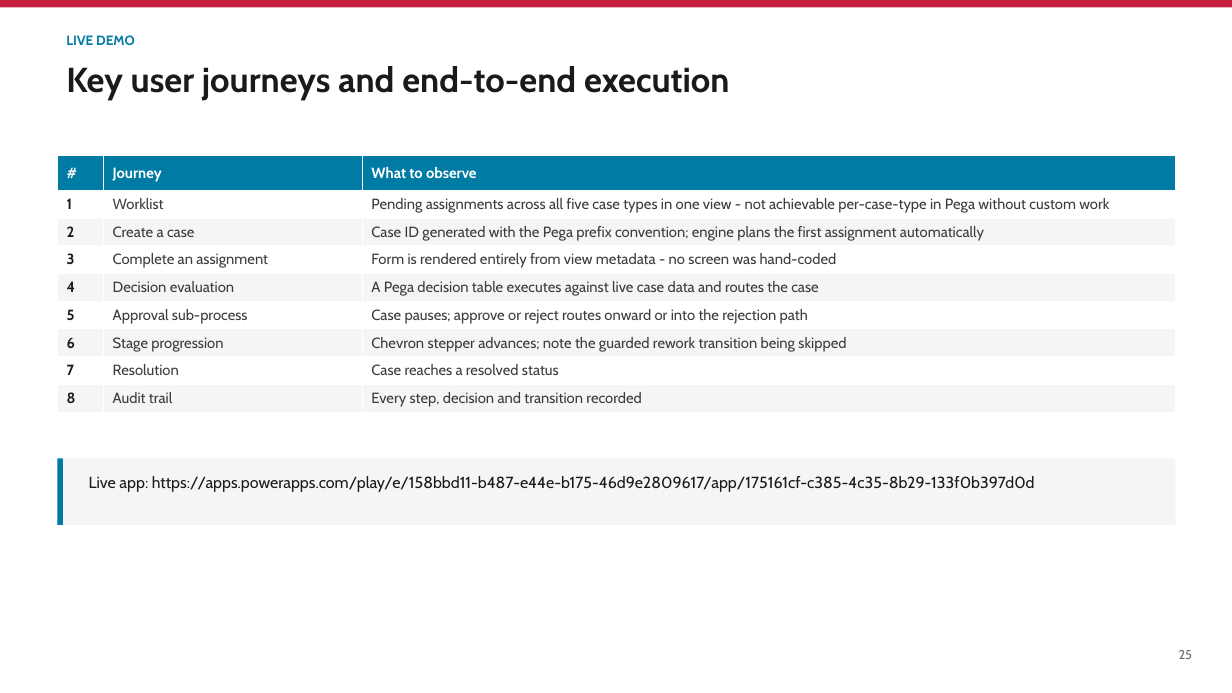
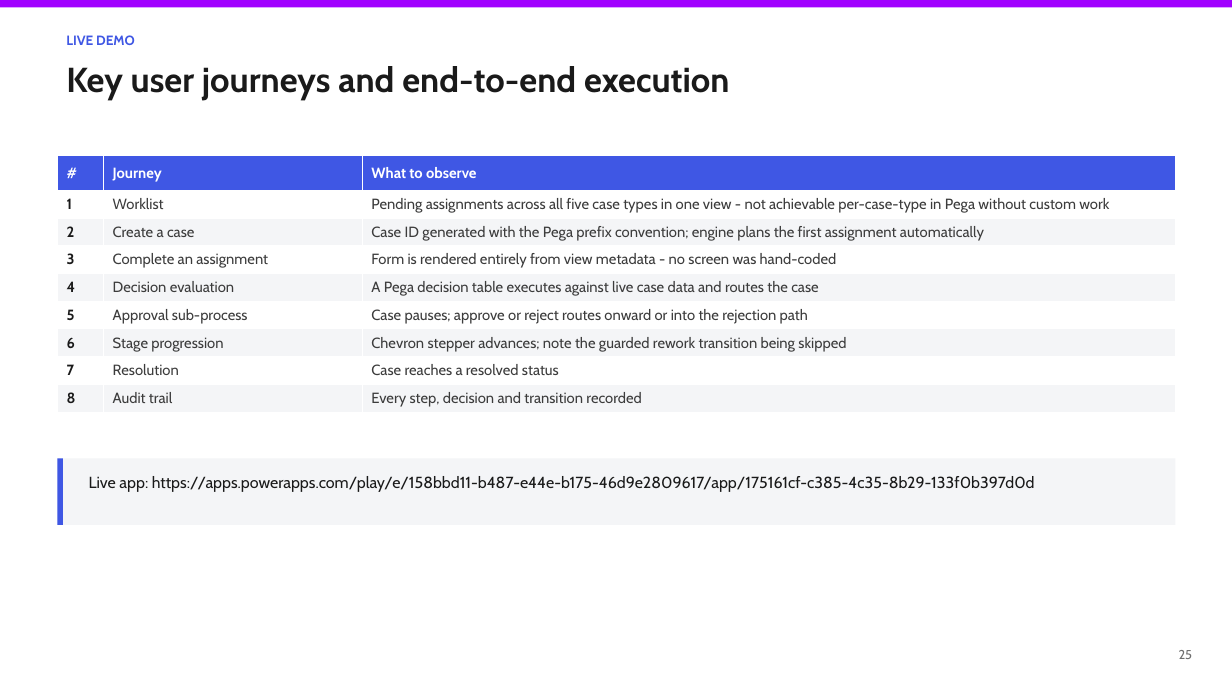
Before and after one commit to parclarke/LDD, a slide deck: slide 25 of lending-due-diligence-app/docs/Pega-to-PowerPlatform-Migration-PoC.pptx. Drawn at 1232x693 pixels with LibreOffice and Linux fonts; fonts in the diff are those of the drawing. Boxes give left, top, right and bottom in pixels: in the first picture for what was removed or moved away, otherwise in the second. Text is boxed around its words. In the diff, an @@ line names an element or a change of style, - is before the commit and + after.

```diff
--- a/lending-due-diligence-app/docs/Pega-to-PowerPlatform-Migration-PoC.pptx
+++ b/lending-due-diligence-app/docs/Pega-to-PowerPlatform-Migration-PoC.pptx
@@ rectangle at box(0, 0, 1232, 7): fill #C41F3E to #A100FF @@
@@ text "LIVE DEMO" at box(66, 35, 135, 45): text colour #007BA4 to #3F57E4 @@
@@ table at box(57, 155, 1176, 412) @@
@@ fill #007BA4 to #3F57E4 in row 1 @@
@@ rectangle at box(57, 458, 63, 525): fill #007BA4 to #3F57E4 @@
```
Also in this commit, not shown: 53 other slides changed, 9 other files.
